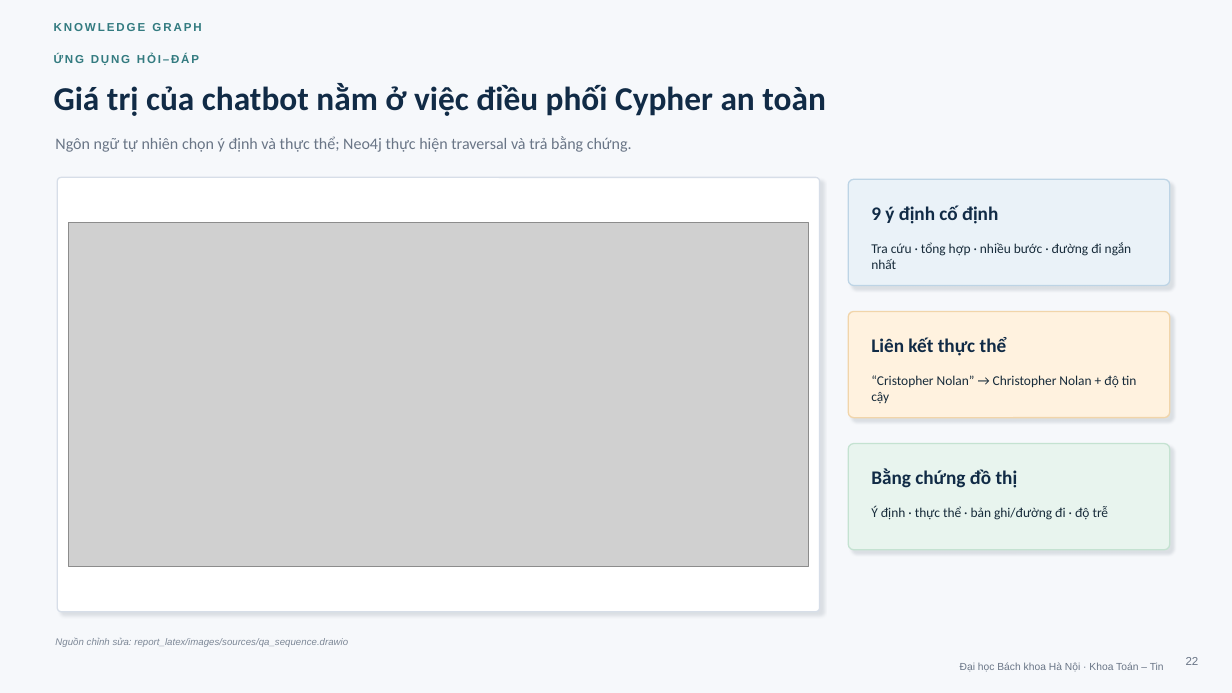
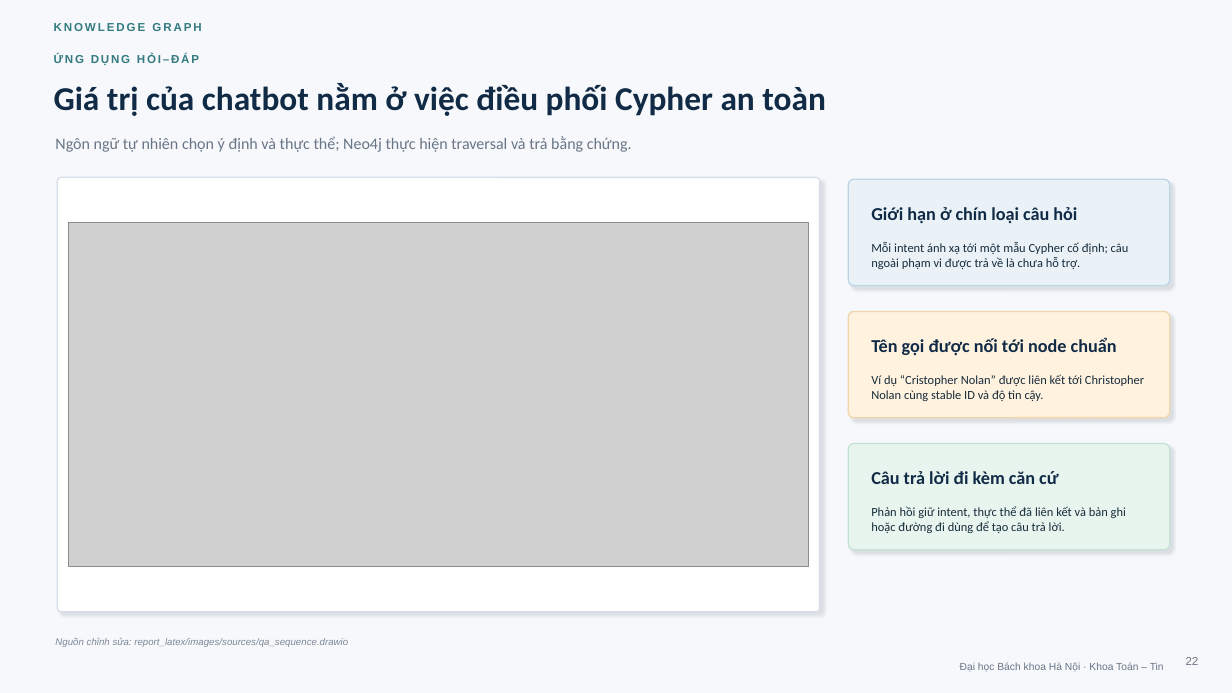
Before and after one commit to khanhhk/advanced_database, a slide deck: slide 22 of docs/deliverables/slide/movie_knowledge_graph_defense.pptx. Drawn at 1232x693 pixels with LibreOffice and Linux fonts; fonts in the diff are those of the drawing; grey boxes stand for pictures. Boxes give left, top, right and bottom in pixels: in the first picture for what was removed or moved away, otherwise in the second. Text is boxed around its words. In the diff, an @@ line names an element or a change of style, - is before the commit and + after.

```diff
--- a/docs/deliverables/slide/movie_knowledge_graph_defense.pptx
+++ b/docs/deliverables/slide/movie_knowledge_graph_defense.pptx
@@ text at [871,207,1077,224]: text changed; size 15 to 14.2 pt @@
-9 ý định cố định
+Giới hạn ở chín loại câu hỏi
@@ text at [871,242,1129,269]: text changed; size 10.5 to 9.7 pt @@
-Tra cứu · tổng hợp · nhiều bước · đường đi ngắn nhất
+Mỗi intent ánh xạ tới một mẫu Cypher cố định; câu ngoài phạm vi được trả về là chưa hỗ trợ.
@@ text at [871,337,1117,356]: text changed; size 15 to 14.2 pt @@
-Liên kết thực thể
+Tên gọi được nối tới node chuẩn
@@ text at [871,374,1144,401]: text changed; size 10.5 to 9.7 pt @@
-“Cristopher Nolan” → Christopher Nolan + độ tin cậy
+Ví dụ “Cristopher Nolan” được liên kết tới Christopher Nolan cùng stable ID và độ tin cậy.
@@ text at [871,471,1058,484]: text changed; size 15 to 14.2 pt @@
-Bằng chứng đồ thị
+Câu trả lời đi kèm căn cứ
@@ text at [871,506,1126,533]: text changed; size 10.5 to 9.7 pt @@
-Ý định · thực thể · bản ghi/đường đi · độ trễ
+Phản hồi giữ intent, thực thể đã liên kết và bản ghi hoặc đường đi dùng để tạo câu trả lời.
```
Also in this commit, not shown: 18 other slides changed, 4 other files.
